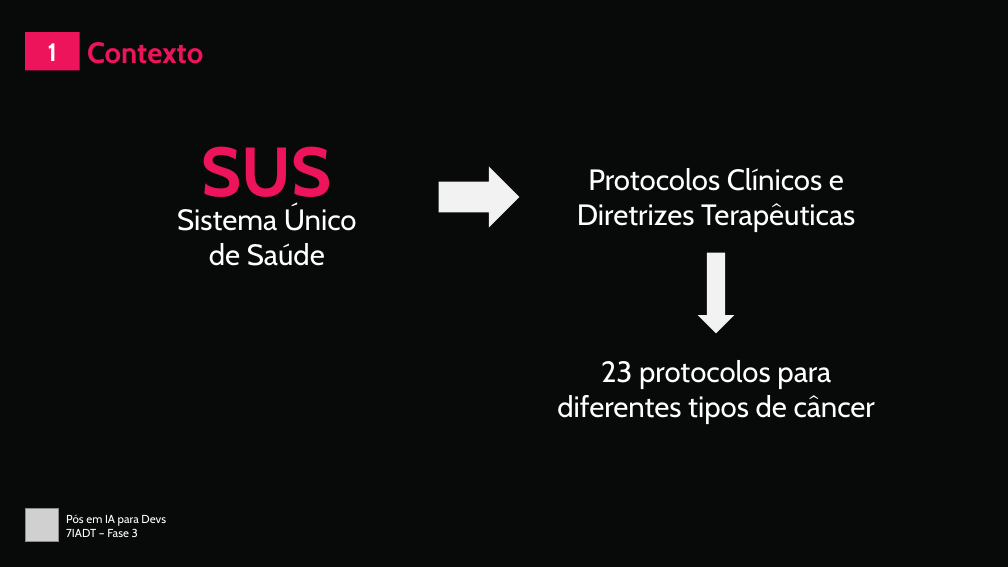
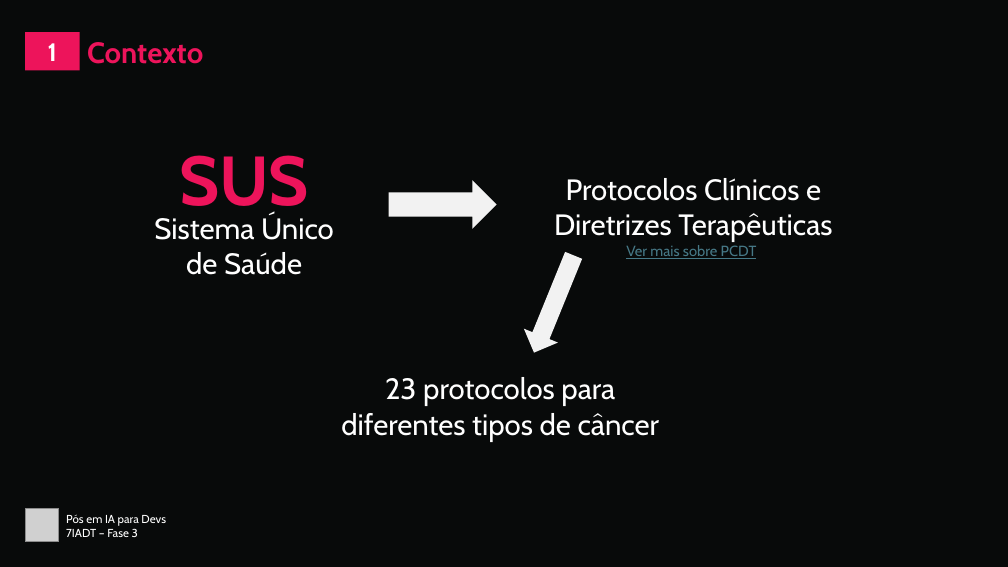
Before and after one commit to allanribeiro91/oncosus, a slide deck: slide 3 of apresentacao_projeto.pptx. Drawn at 1008x567 pixels with LibreOffice and Linux fonts; fonts in the diff are those of the drawing; grey boxes stand for pictures; background and template pictures are left out. Boxes give left, top, right and bottom in pixels: in the first picture for what was removed or moved away, otherwise in the second. Text is boxed around its words. In the diff, an @@ line names an element or a change of style, - is before the commit and + after.

```diff
--- a/apresentacao_projeto.pptx
+++ b/apresentacao_projeto.pptx
@@ text "SUS": place and size @@
-text "SUS" at [202,146,332,212]
+text "SUS" at [179,155,309,221]
@@ text "Protocolos Clínicos e Diretrizes Terapêuticas": place and size @@
-text "Protocolos Clínicos e Diretrizes Terapêuticas" at [577,168,855,232]
+text "Protocolos Clínicos e Diretrizes Terapêuticas" at [554,178,832,242]
@@ text "Sistema Único de Saúde": place and size @@
-text "Sistema Único de Saúde" at [177,205,357,266]
+text "Sistema Único de Saúde" at [154,214,334,275]
@@ right arrow: place and size @@
-right arrow at [439,166,520,228]
+right arrow at [389,180,497,229]
@@ right arrow at [517,249,591,360]: rotation 90 to 112 degrees @@
@@ text added at [626,245,757,259], 14 pt, text #467886, underline @@
+Ver mais sobre PCDT
@@ text "23 protocolos para diferentes tipos ...": place and size @@
-text "23 protocolos para diferentes tipos ..." at [557,360,875,424]
+text "23 protocolos para diferentes tipos ..." at [341,377,659,442]
```
Also in this commit, not shown: 2 other slides changed, 1 slide added, 5 other files.
